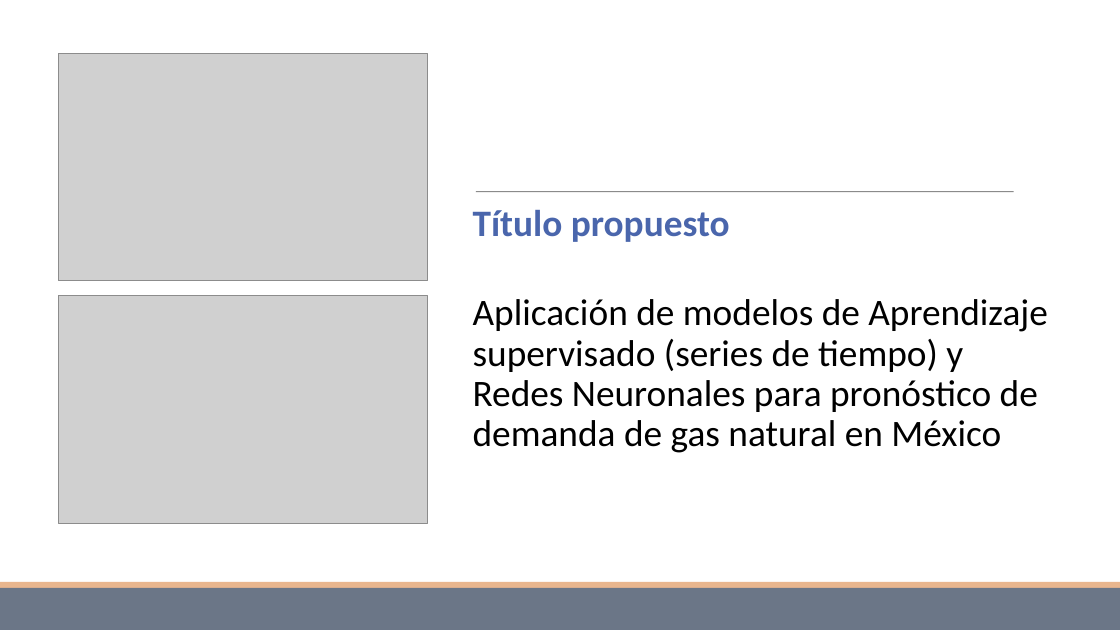
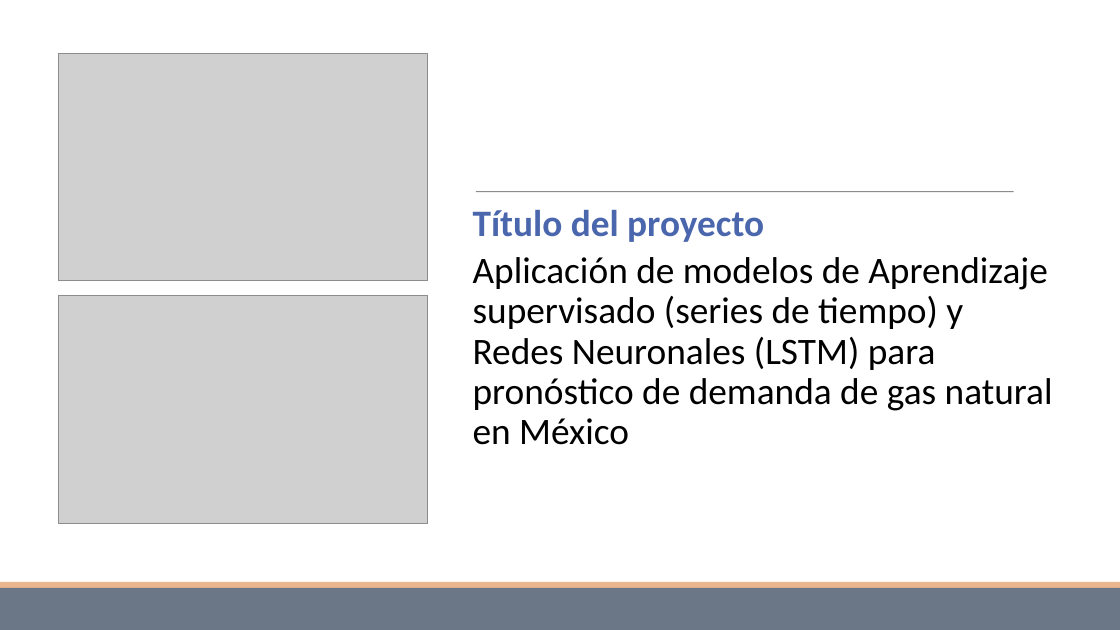
Before and after one commit to Sergio-Ibarra-1795/Diplomado_UNAM_DC_Full_gitHub, a slide deck: slide 3 of Diplomado_DS_Proyecto_Final/Proyecto_final_Diplomado_DS_UNAM_v2.pptx. Drawn at 1120x630 pixels with LibreOffice and Linux fonts; fonts in the diff are those of the drawing; grey boxes stand for pictures. Boxes give left, top, right and bottom in pixels: in the first picture for what was removed or moved away, otherwise in the second. Text is boxed around its words. In the diff, an @@ line names an element or a change of style, - is before the commit and + after.

Commit message:
Emarejando HPi3 y Desktop dell con archivo de proyecto final de diplomaod ds unam v1

```diff
--- a/Diplomado_DS_Proyecto_Final/Proyecto_final_Diplomado_DS_UNAM_v2.pptx
+++ b/Diplomado_DS_Proyecto_Final/Proyecto_final_Diplomado_DS_UNAM_v2.pptx
@@ text at <box>473,210,1053,445</box>: text changed @@
-Título propuesto
-Aplicación de modelos de Aprendizaje supervisado (series de tiempo) y Redes Neuronales para pronóstico de demanda de gas natural en México
+Título del proyecto
+Aplicación de modelos de Aprendizaje supervisado (series de tiempo) y Redes Neuronales (LSTM) para pronóstico de demanda de gas natural en México
```
Also in this commit, not shown: 7 other slides changed, 2 slides added, 2 other files.
